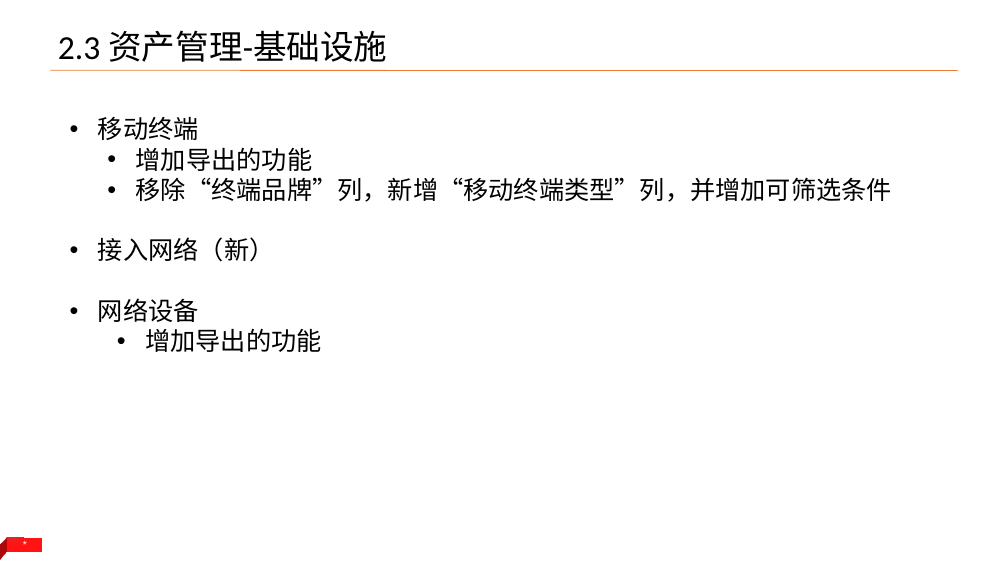
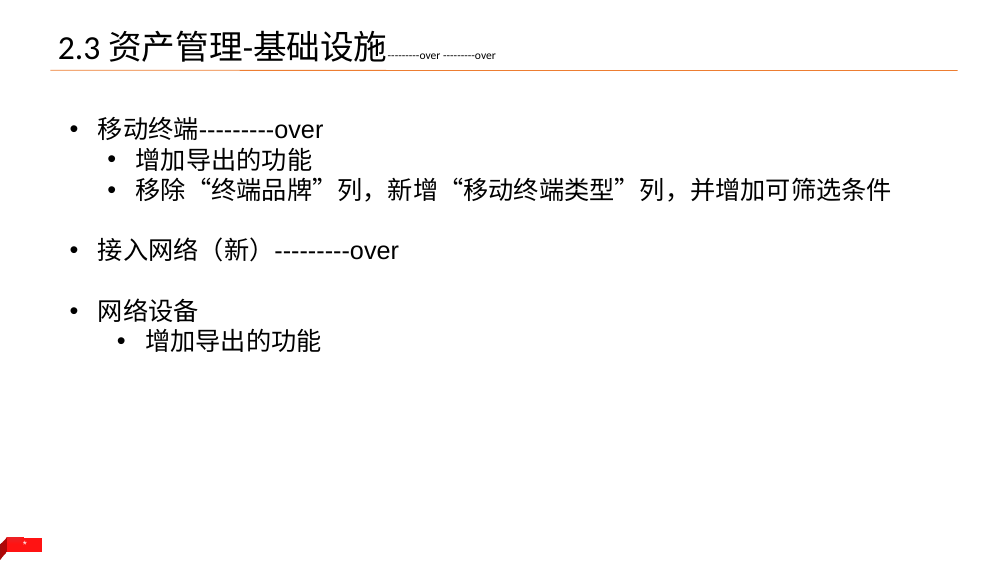
Before and after one commit to yangld/learn, a slide deck: slide 7 of 1附件/全国集中管控改动内容_v2_1.pptx. Drawn at 1008x567 pixels with LibreOffice and Linux fonts; fonts in the diff are those of the drawing. Boxes give left, top, right and bottom in pixels: in the first picture for what was removed or moved away, otherwise in the second. Text is boxed around its words. In the diff, an @@ line names an element or a change of style, - is before the commit and + after.

Commit message:
vault backup: 2023-03-01 16:47:26
Affected files:
1附件/全国集中管控改动内容_v2_1.pptx

```diff
--- a/1附件/全国集中管控改动内容_v2_1.pptx
+++ b/1附件/全国集中管控改动内容_v2_1.pptx
@@ title at [58, 30, 496, 62]: text changed; size 32 to 11 pt @@
-2.3 资产管理-基础设施
+2.3 资产管理-基础设施---------over ---------over
@@ text at [98, 117, 323, 140]: text changed @@
-• 移动终端
+• 移动终端---------over
@@ text at [98, 237, 399, 262]: text changed @@
-• 接入网络（新）
+• 接入网络（新）---------over
```
